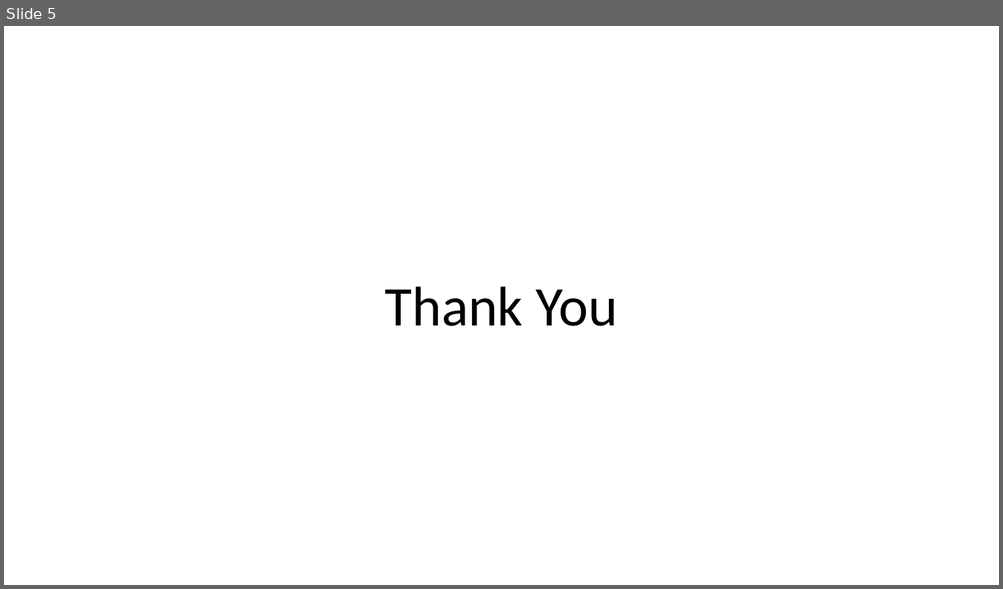
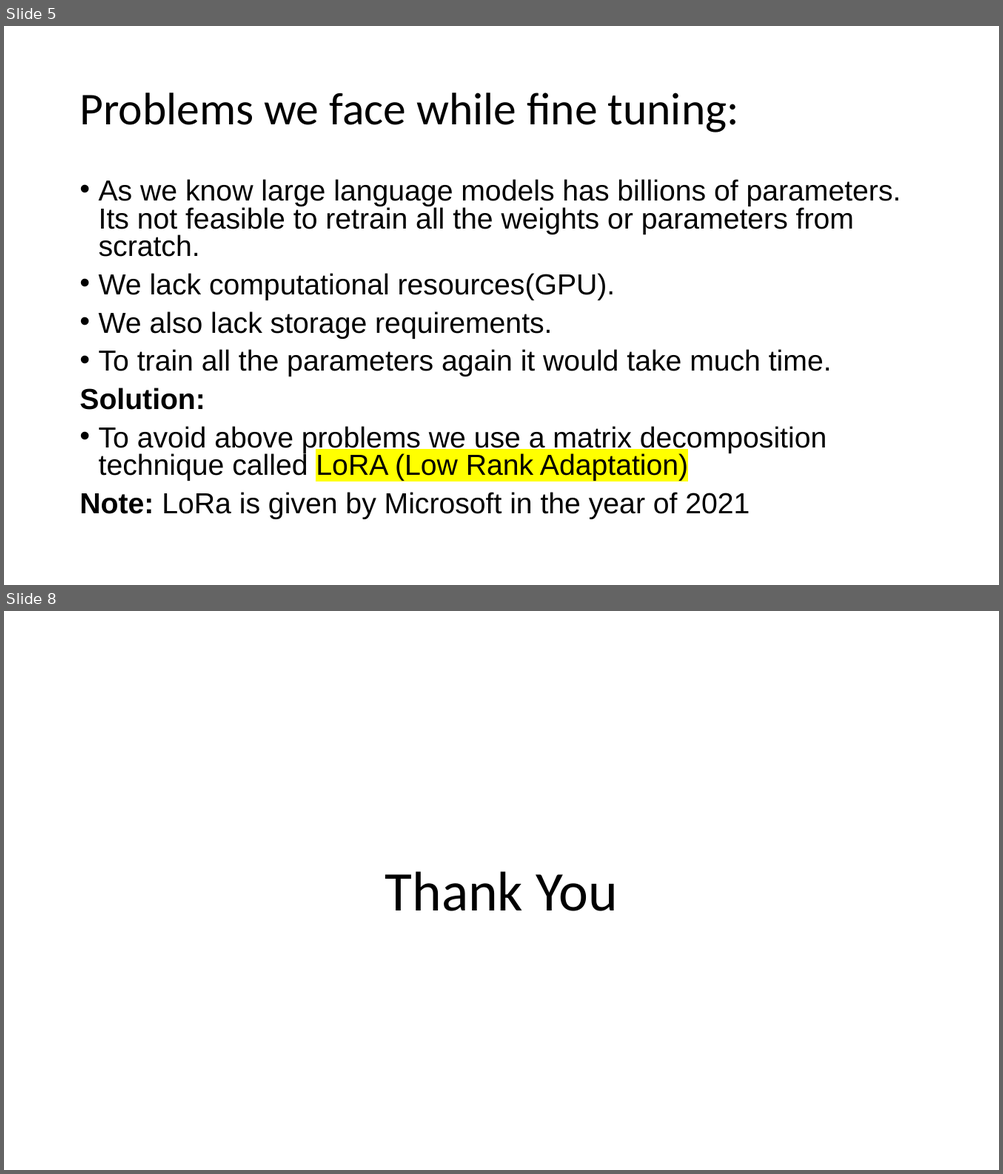
Before and after one commit to gundameedikiranmai/DataScience-all-projects, a slide deck: ganesh/week92/Fine-Tuning.pptx. Shown one above the other, each under a label of ours: slide 5 before the commit, slides 5 and 8 after it; the slides between them are not shown. The pictures are 1003x589 and 1003x1174 pixels, drawn with LibreOffice and Linux fonts; fonts in the diff are those of the drawing. Boxes give left, top, right and bottom in pixels: in the first picture for what was removed or moved away, otherwise in the second. Text is boxed around its words. In the diff, an @@ line names an element or a change of style, - is before the commit and + after.

```diff
--- a/ganesh/week92/Fine-Tuning.pptx
+++ b/ganesh/week92/Fine-Tuning.pptx
@@ slide 5 added at bbox=[4, 26, 999, 585], background #FFFFFF @@
@@ title added at bbox=[79, 93, 739, 133], 44 pt, text #000000 @@
+Problems we face while fine tuning:
@@ text added at bbox=[79, 179, 901, 520], 28 pt, text #000000 @@
+• As we know large language models has billions of parameters. Its not feasible to retrain all the weights or parameters from scratch.
+• We lack computational resources(GPU).
+• We also lack storage requirements.
+• To train all the parameters again it would take much time.
+Solution:
+• To avoid above problems we use a matrix decomposition technique called LoRA (Low Rank Adaptation)
+Note: LoRa is given by Microsoft in the year of 2021
@@ what was slide 5 is now slide 8 @@
```
Also in this commit, not shown: 1 slide changed, 2 other slides added.
